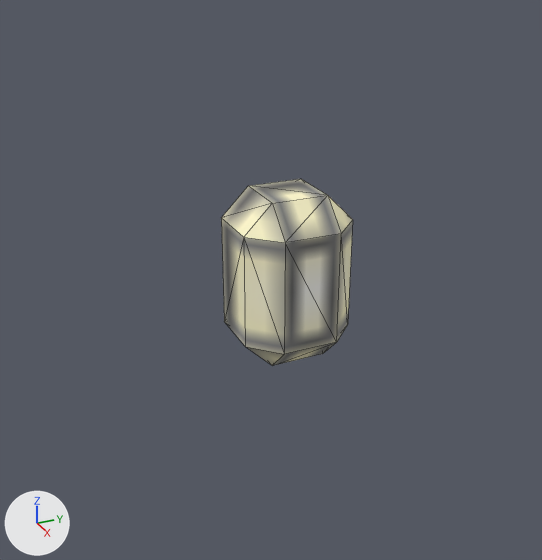
Before and after pictures for a commit that changed the OBJ model src/main/resources/assets/eln/model/RobustLamp/RobustLamp.obj.
Before and after are seen from a camera (50 mm lens) standing at (1.425, -0.65, 0.67) and looking at (0.076, -0.043, -0.004). Lighting does not change. The marker at lower left points along +X, +Y and +Z. Mesh edges are drawn as thin lines. Where no turn or scale is listed for an object, it has been applied to the vertices.

Names of what the first picture shows: 'socket'.
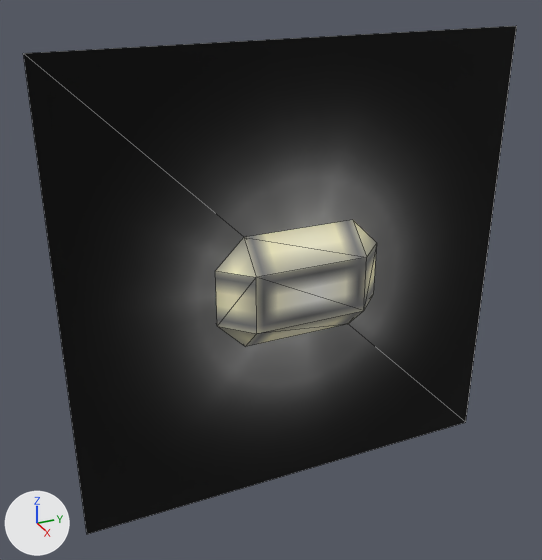
Location of each change, [x1, y1, x2, y2] in pixels of the pictures (542 x 560 px):
'lightAlphaNoDepth', added (black)
    after: [23, 26, 517, 534]
'socket', surface changed, reshaped
    before: [221, 179, 353, 366]
    after: [215, 220, 377, 347]

The change, as a list of edits to the scene's bpy script:
```text
Add img_lampflarea_png:
    img_lampflarea_png = load_image('LampFlareA.png', 'LampFlareA.png', 64, 64, 'sRGB')
Change mat_none:
    mat_none.texture: img_robustlamp_on_png -> img_lampflarea_png
Add mat_none_robustlamp_on_png:
    mat_none_robustlamp_on_png = principled_material('None_RobustLamp_on.png')
    mat_none_robustlamp_on_png.texture = img_robustlamp_on_png
    mat_none_robustlamp_on_png.roughness = 1.0
Change me_socket:
    used by ob_socket; location = (0.0, 0.0, 0.0)
    remove me_socket.from_pydata(...)  # 20 vertices, 36 faces; spans x 0.0..0.188, y -0.125..0.125, z -0.188..0.188
    remove me_socket.materials.append(mat_none)  # picture img_robustlamp_on_png
    add me_socket.from_pydata(...)  # 20 vertices, 36 faces, 2 loose edges; spans x 0.0..0.188, y -0.188..0.188, z -0.125..0.125
    me_socket part 1
    10 vertices are removed from x 0.0..0.188, y -0.063..0.063, z -0.188..0.188
    36 faces are deleted
    2 vertices move from x 0.188, y -0.062..0.062, z -0.125..0.125 to x 0.188, y -0.125..0.125, z -0.063..0.063
    10 vertices are added at x 0.0..0.188, y -0.188..0.188, z -0.063..0.063
    2 loose edges are added
    36 new faces join them
    add me_socket.materials.append(mat_none_robustlamp_on_png)  # picture img_robustlamp_on_png
Add me_lightalphanodepth:
    me_lightalphanodepth.from_pydata(...)  # 4 vertices, 2 faces; spans x 0.125, y -0.5..0.5, z -0.5..0.5
    me_lightalphanodepth.materials.append(mat_none)  # picture img_lampflarea_png
Add ob_lightalphanodepth:
    ob_lightalphanodepth = bpy.data.objects.new('lightAlphaNoDepth', me_lightalphanodepth)
    ob_lightalphanodepth.location = (0.0, 0.0, 0.0)
```
